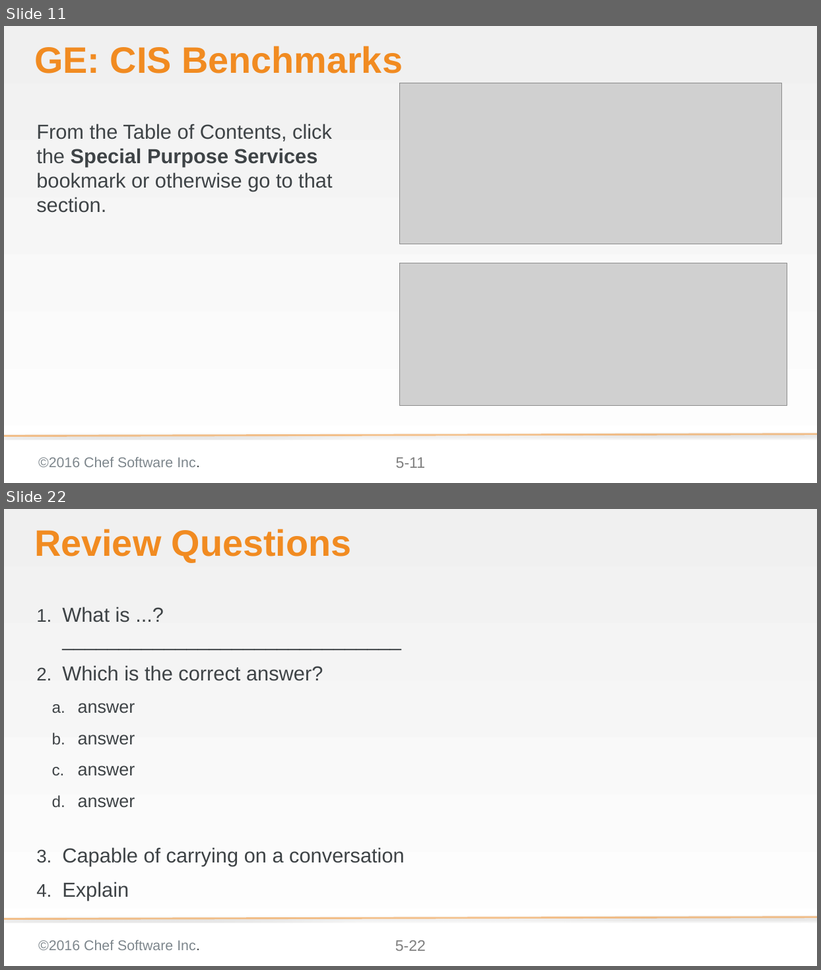
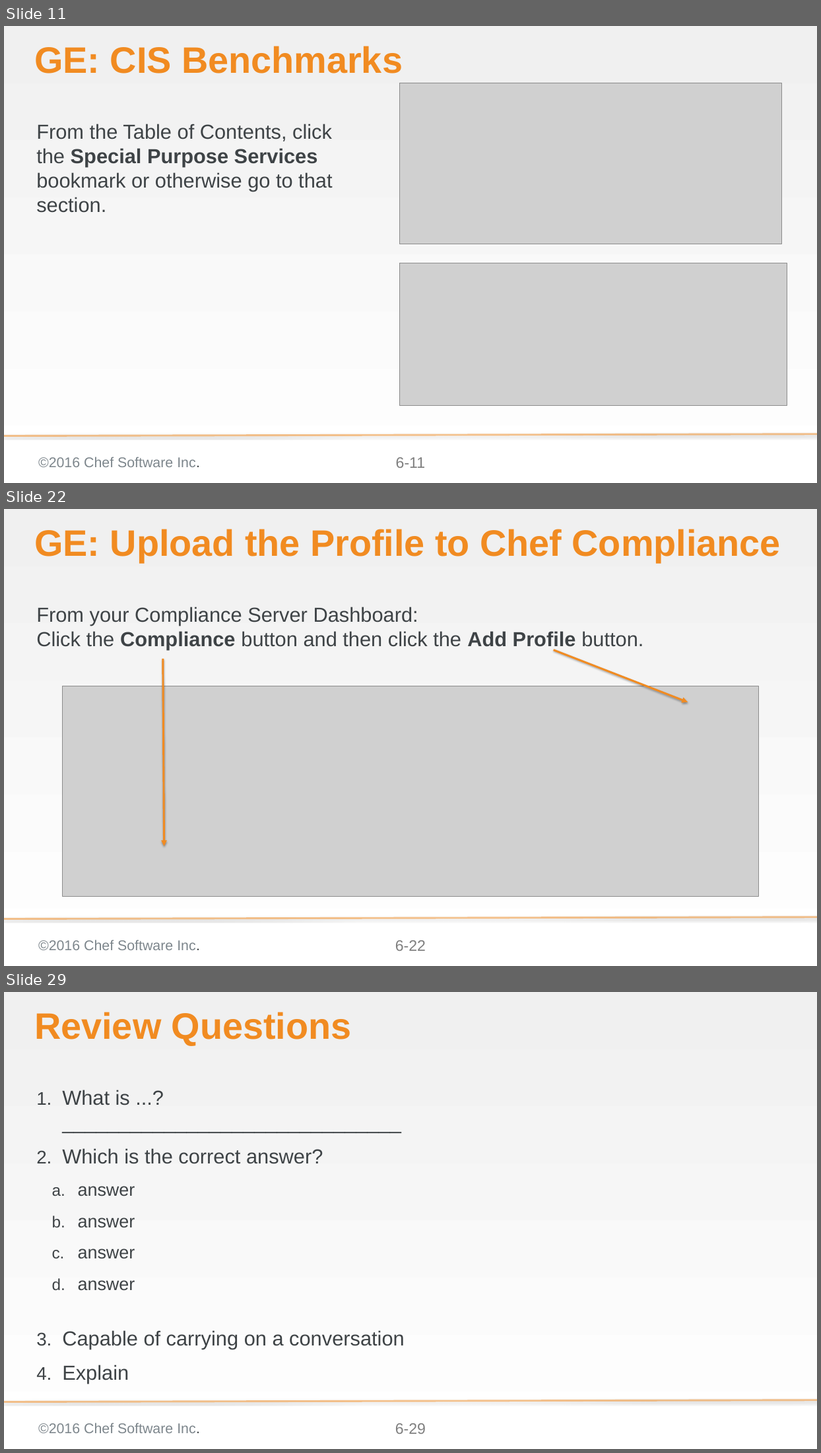
Before and after one commit to bchamby/chef-compliance-installation-configuration-operation, a slide deck: 06-compliance-frameworks-inspec.pptx. Shown one above the other, each under a label of ours: slides 11 and 22 before the commit, slides 11, 22 and 29 after it; the slides between them are not shown. The pictures are 821x970 and 821x1453 pixels, drawn with LibreOffice and Linux fonts; fonts in the diff are those of the drawing; grey boxes stand for pictures; background and template pictures are left out. Boxes give left, top, right and bottom in pixels: in the first picture for what was removed or moved away, otherwise in the second. Text is boxed around its words. In the diff, an @@ line names an element or a change of style, - is before the commit and + after.

```diff
--- a/06-compliance-frameworks-inspec.pptx
+++ b/06-compliance-frameworks-inspec.pptx
@@ slide 22 added at bbox=[4, 509, 817, 966], background gradient #F0F0F0 to #FFFFFF; not listed: 3 template elements that a slide beside it also shows @@
@@ title added at bbox=[34, 529, 781, 562], 58 pt, text #F18B21, bold @@
+GE: Upload the Profile to Chef Compliance
@@ text added at bbox=[36, 607, 644, 650], 32 pt, text #3E4346 @@
+From your Compliance Server Dashboard:
+Click the Compliance button and then click the Add Profile button.
@@ arrow added from (163, 659) to (164, 846), #F18B21 3 pt @@
@@ arrow added from (554, 650) to (688, 702), #F18B21 3 pt @@
@@ picture added at bbox=[63, 687, 758, 897] @@
@@ page number at bbox=[396, 458, 426, 468]: text changed @@
-5-11
+6-11
@@ what was slide 22 is now slide 29 @@
@@ page number at bbox=[395, 1424, 426, 1434]: text changed @@
-5-22
+6-29
```
Also in this commit, not shown: 4 slides changed, 14 other slides added, 7 slides removed.
